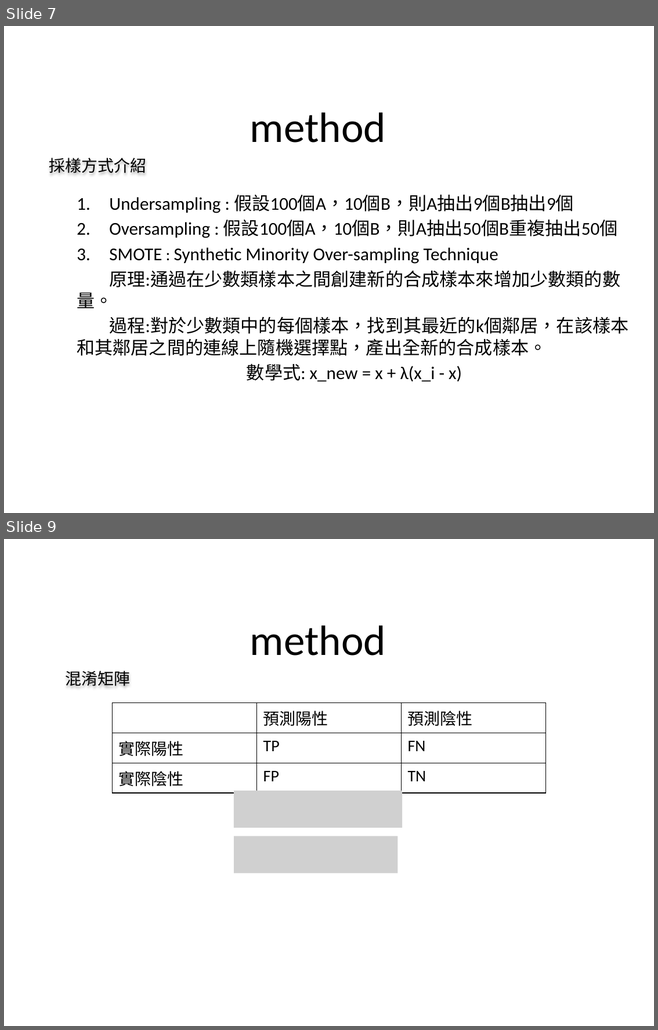
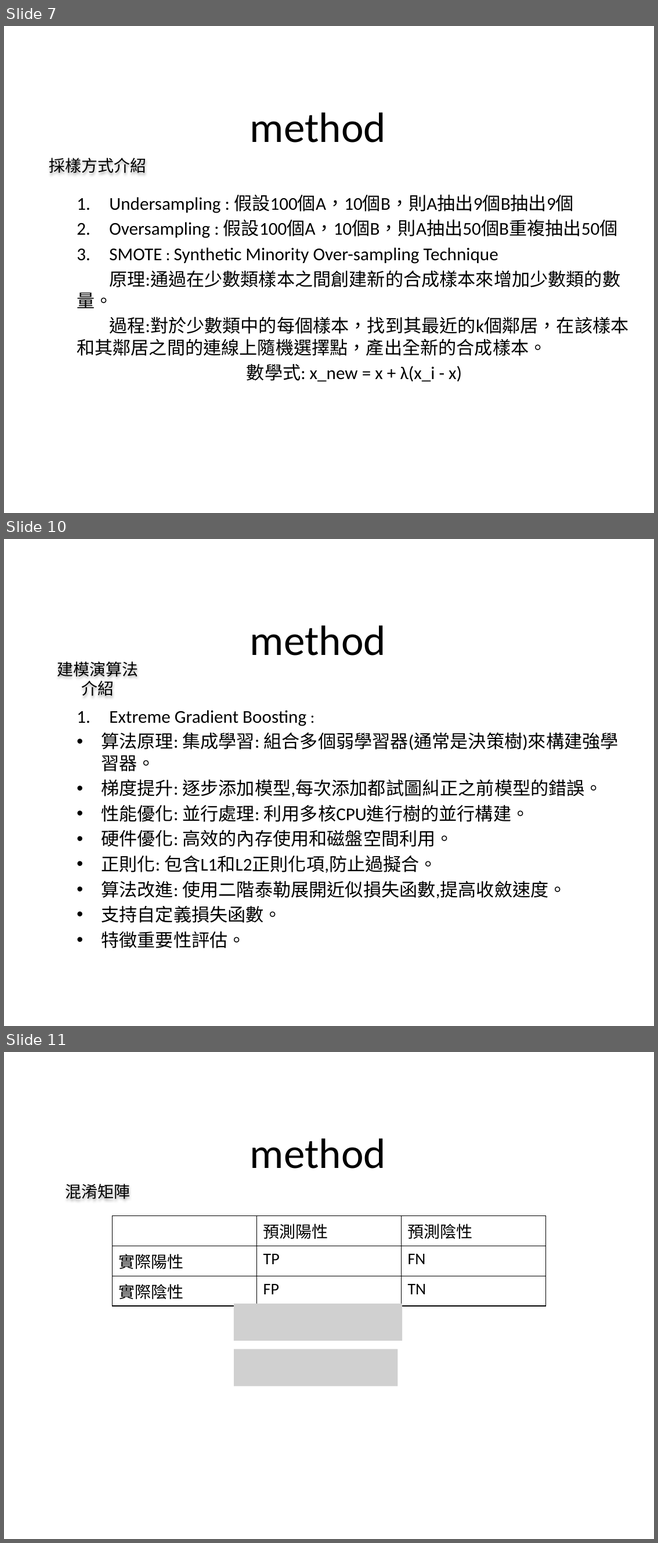
Before and after one commit to jasonfghx/lilicoco, a slide deck: 大學生/6哥FINAL1006.pptx. Shown one above the other, each under a label of ours: slides 7 and 9 before the commit, slides 7, 10 and 11 after it; the slides between them are not shown. The pictures are 658x1030 and 658x1543 pixels, drawn with LibreOffice and Linux fonts; fonts in the diff are those of the drawing; grey boxes stand for pictures. Boxes give left, top, right and bottom in pixels: in the first picture for what was removed or moved away, otherwise in the second. Text is boxed around its words. In the diff, an @@ line names an element or a change of style, - is before the commit and + after.

```diff
--- a/大學生/6哥FINAL1006.pptx
+++ b/大學生/6哥FINAL1006.pptx
@@ slide 10 added at <box>4,539,654,1026</box>, background #FFFFFF @@
@@ title added at <box>250,625,386,656</box>, 47 pt, text #000000 @@
+method
@@ text added at <box>57,661,138,696</box>, 18 pt, text #000000 @@
+建模演算法
+介紹
@@ text added at <box>101,710,618,948</box>, 20 pt, text #000000 @@
+1. Extreme Gradient Boosting :
+• 算法原理: 集成學習: 組合多個弱學習器(通常是決策樹)來構建強學習器。
+• 梯度提升: 逐步添加模型,每次添加都試圖糾正之前模型的錯誤。
+• 性能優化: 並行處理: 利用多核CPU進行樹的並行構建。
+• 硬件優化: 高效的內存使用和磁盤空間利用。
+• 正則化: 包含L1和L2正則化項,防止過擬合。
+• 算法改進: 使用二階泰勒展開近似損失函數,提高收斂速度。
+• 支持自定義損失函數。
+• 特徵重要性評估。
@@ what was slide 9 is now slide 11 @@
```
Also in this commit, not shown: 1 slide changed, 1 other slide added.
